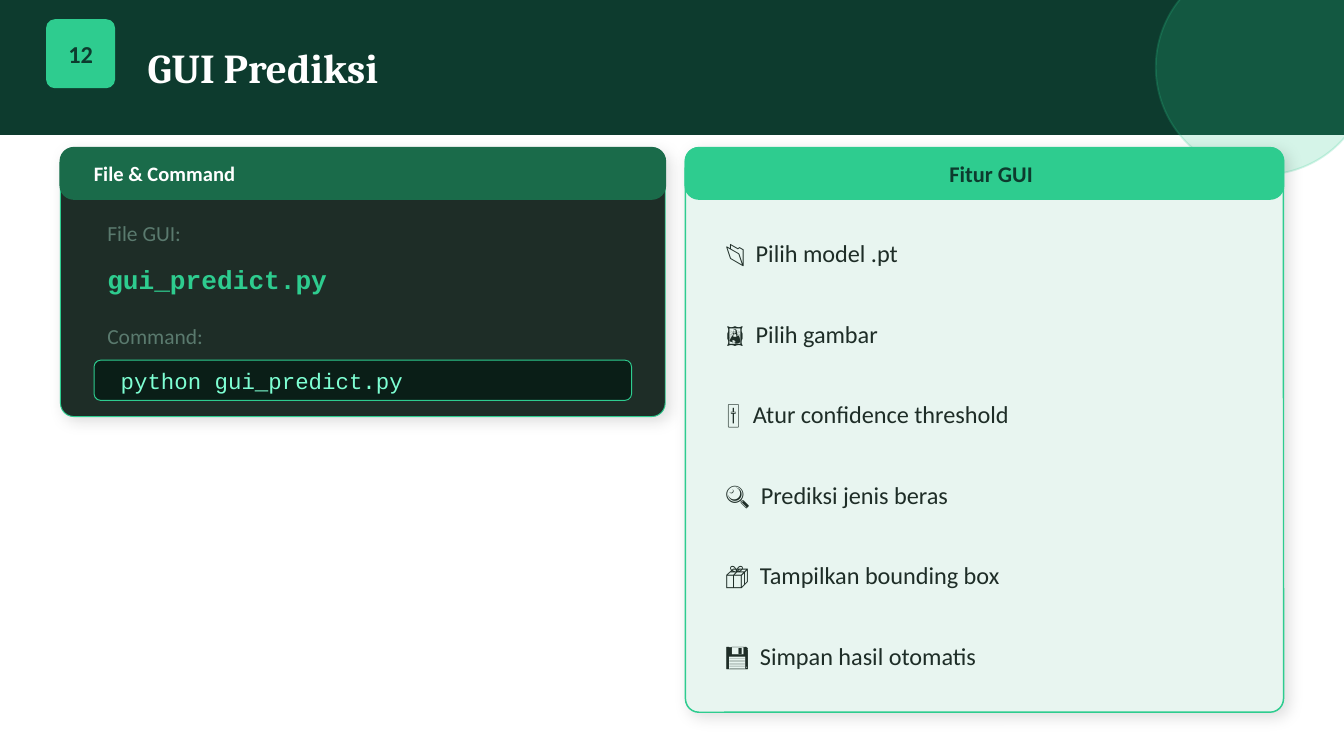
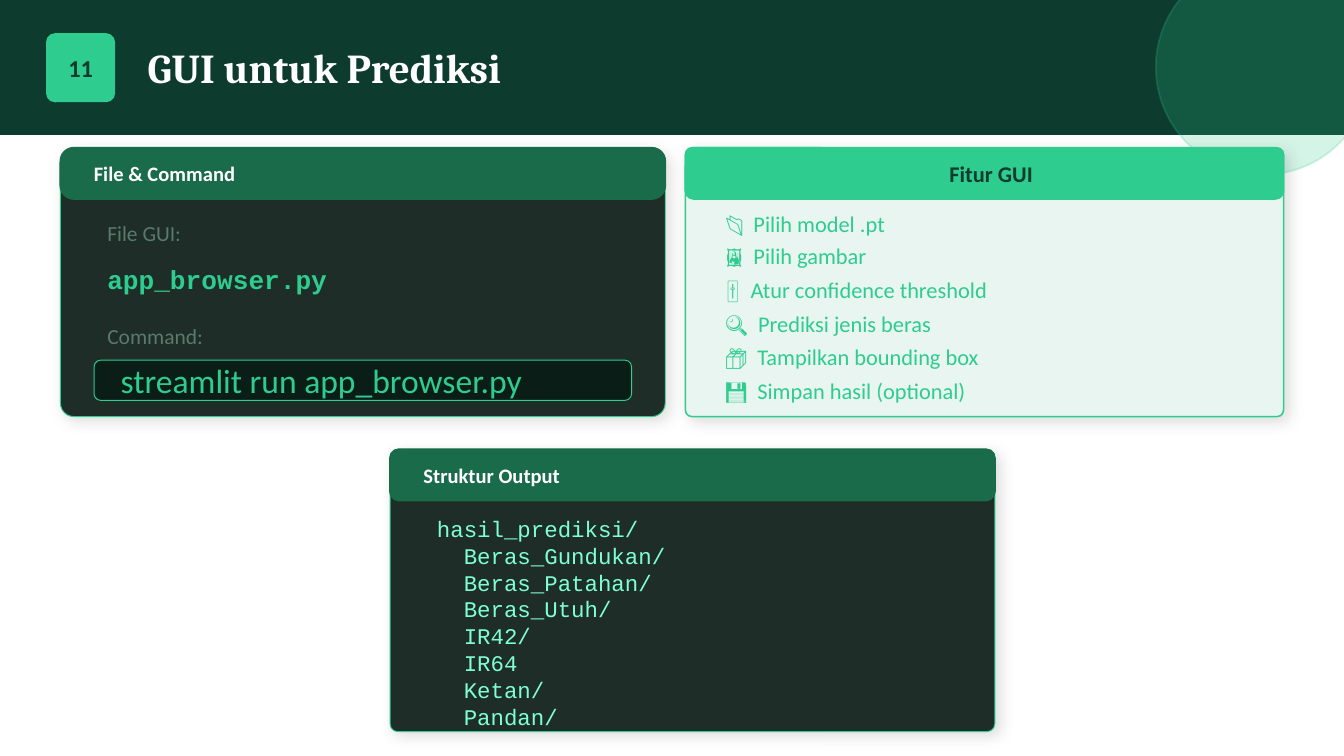
Before and after one commit to yadiefr/Machine-Learning-Deteksi-Objek-Beras, a slide deck: slide 11 of DeteksiBeras_YOLO.pptx (slide 12 before the commit). Drawn at 1344x756 pixels with LibreOffice and Linux fonts; fonts in the diff are those of the drawing. Boxes give left, top, right and bottom in pixels: in the first picture for what was removed or moved away, otherwise in the second. Text is boxed around its words. In the diff, an @@ line names an element or a change of style, - is before the commit and + after.

Commit message:
Perbaikan struktur proyek: hapus gui_predict.py, tambahkan app_browser.py, serta perbarui .gitignore dan requirements.txt.

```diff
--- a/DeteksiBeras_YOLO.pptx
+++ b/DeteksiBeras_YOLO.pptx
@@ rounded rectangle: place and size @@
-rounded rectangle at [47,20,114,87]
+rounded rectangle at [47,34,114,101]
@@ text at [148,54,501,84]: text changed @@
-GUI Prediksi
+GUI untuk Prediksi
@@ text at [68,61,93,77]: text changed @@
-12
+11
@@ rounded rectangle at [685,148,1284,199]: proportions changed @@
@@ rounded rectangle: place and size @@
-rounded rectangle at [685,148,1284,712]
+rounded rectangle at [685,148,1284,417]
@@ text "📂 Pilih model .pt": place and size @@
-text "📂 Pilih model .pt" at [756,245,898,266]
+text "📂 Pilih model .pt" at [753,216,885,236]
@@ text "🖼️ Pilih gambar": place and size @@
-text "🖼️ Pilih gambar" at [756,326,878,347]
+text "🖼️ Pilih gambar" at [753,248,866,268]
@@ text at [107,271,327,295]: text changed @@
-gui_predict.py
+app_browser.py
@@ text "🎚️ Atur confidence threshold": place and size @@
-text "🎚️ Atur confidence threshold" at [753,406,1008,423]
+text "🎚️ Atur confidence threshold" at [751,282,987,298]
@@ text "🔍 Prediksi jenis beras": place and size @@
-text "🔍 Prediksi jenis beras" at [761,487,948,508]
+text "🔍 Prediksi jenis beras" at [758,316,931,336]
@@ size 13 to 12 pt, text colour #1E2D27 to #2ECC8F in 5 elements at [753,216,885,236], [753,248,866,268], [751,282,987,298], [758,316,931,336], [757,349,979,369] @@
@@ text "📦 Tampilkan bounding box": place and size @@
-text "📦 Tampilkan bounding box" at [760,567,1000,588]
+text "📦 Tampilkan bounding box" at [757,349,979,369]
@@ text at [121,369,522,401]: text changed; size 12 to 18 pt; font Courier New to Calibri; text colour #7EFFD3 to #2ECC8F @@
-python gui_predict.py
+streamlit run app_browser.py
@@ text at [757,383,965,403]: text changed; size 13 to 12 pt; text colour #1E2D27 to #2ECC8F @@
-💾 Simpan hasil otomatis
+💾 Simpan hasil (optional)
@@ rounded rectangle added at [390,449,995,731], fill #1E2D27, outline #2ECC8F 0.5 pt @@
@@ rounded rectangle added at [390,449,995,500], fill #1A6B4A, outline #1A6B4A 1 pt @@
@@ text added at [423,468,560,487], 11 pt, text #FFFFFF, bold @@
+Struktur Output
@@ text added at [437,521,665,732], 12 pt, text #7EFFD3 @@
+hasil_prediksi/
+Beras_Gundukan/
+Beras_Patahan/
+Beras_Utuh/
+IR42/
+IR64
+Ketan/
+Pandan/
```
Also in this commit, not shown: 9 other slides changed, 1 slide added, 4 slides removed, 4 other files.
